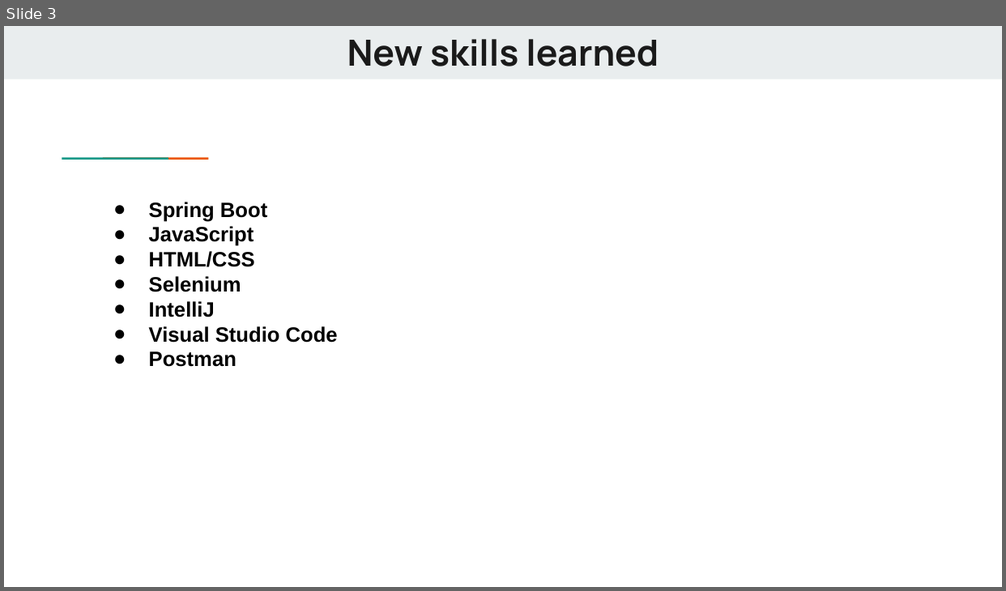
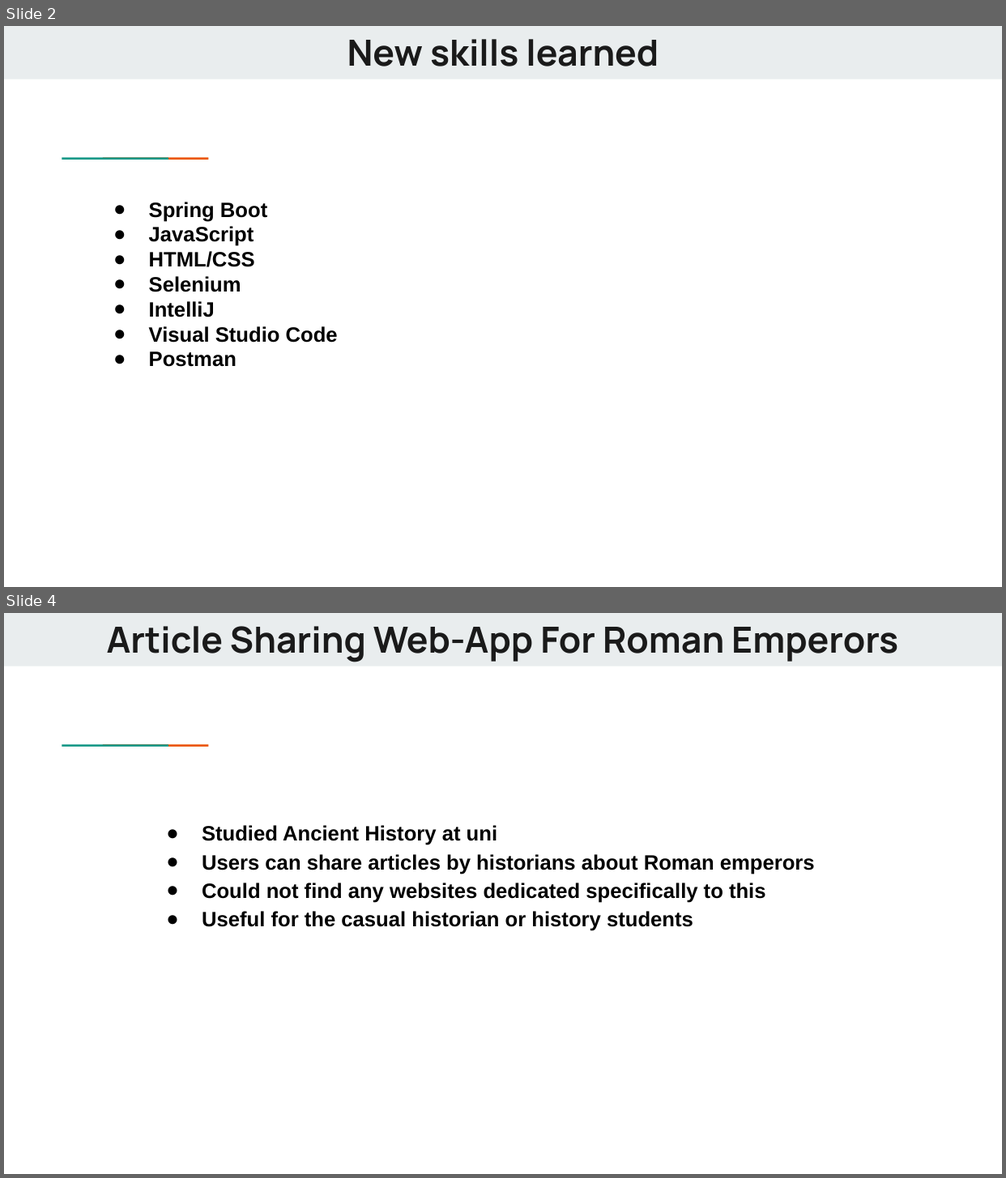
Before and after one commit to sosbourneQA/RomanEmperorsProject, a slide deck: project documentation/RomanEmperors Practical Project.pptx. Shown one above the other, each under a label of ours: slide 3 before the commit, slides 2 and 4 after it; the slides between them are not shown. The pictures are 1006x591 and 1006x1178 pixels, drawn with LibreOffice and Linux fonts; fonts in the diff are those of the drawing. Boxes give left, top, right and bottom in pixels: in the first picture for what was removed or moved away, otherwise in the second. Text is boxed around its words. In the diff, an @@ line names an element or a change of style, - is before the commit and + after.

```diff
--- a/project documentation/RomanEmperors Practical Project.pptx
+++ b/project documentation/RomanEmperors Practical Project.pptx
@@ slide 4 added at box(4, 613, 1002, 1174), background #FFFFFF; not listed: 3 template elements that a slide beside it also shows @@
@@ title added at box(107, 626, 898, 662), 26 pt, text #1A1A1A, bold @@
+Article Sharing Web-App For Roman Emperors
@@ text added at box(202, 825, 815, 931), 15 pt, text #000000, bold @@
+● Studied Ancient History at uni
+● Users can share articles by historians about Roman emperors
+● Could not find any websites dedicated specifically to this
+● Useful for the casual historian or history students
@@ what was slide 3 is now slide 2 @@
```
Also in this commit, not shown: 4 slides changed, 7 other slides added, 3 slides removed, 1 other file.
